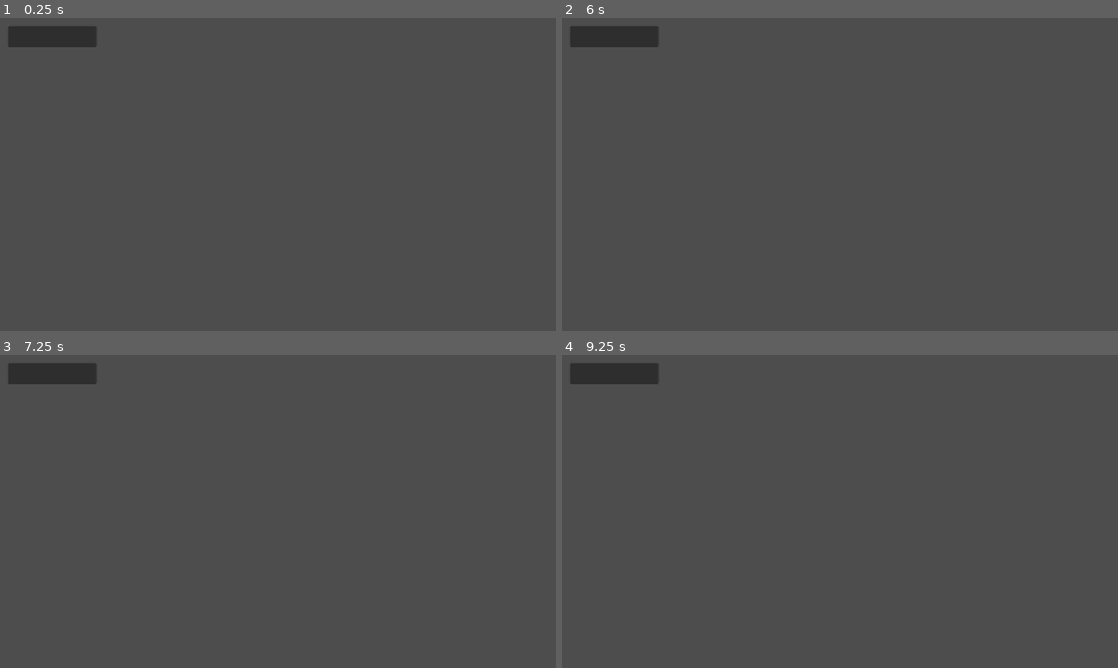
Above: before the commit, frames 1-4 (two rows, left to right).
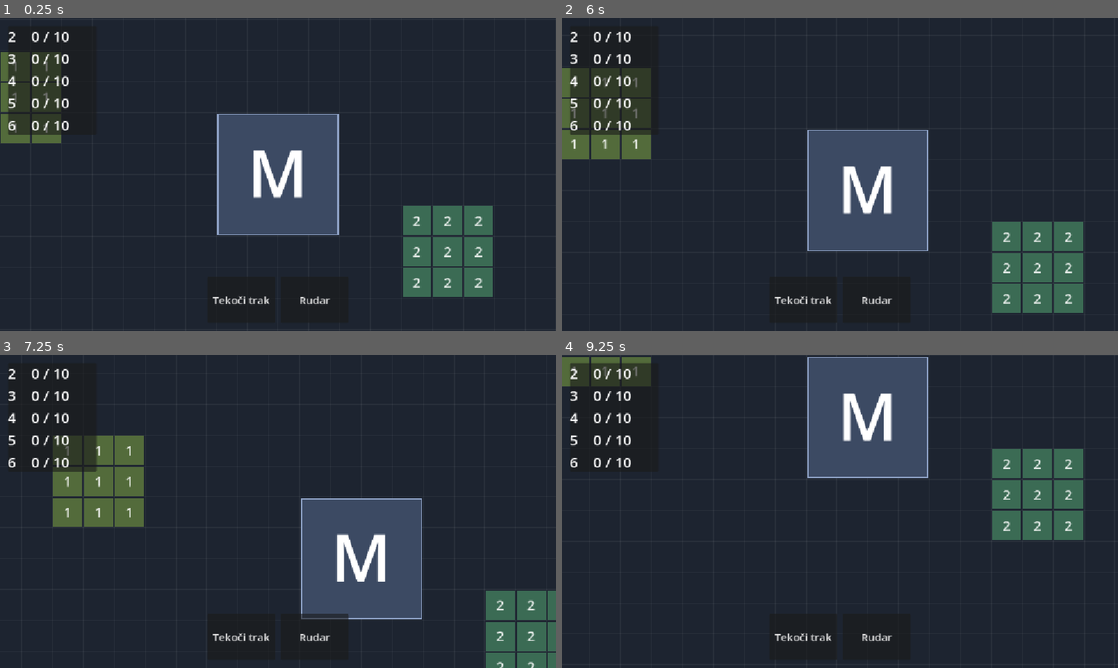
Above: after the commit, the same moments.

Repository: Maksim3l/MatFab
Game: Godot game, scene res://debug/debug_play.tscn
Two runs of this game, one before a commit and one after it. Both use one fixed random seed, a clock stepped at 60 frames per second and the inputs below.
Inputs (mouse positions are in pixels of both pictures, inside the frame that each line leads up to):
- Up to frame 1 (0.25 s): no input
- Up to frame 2 (6 s): click (801, 299) at 0.5 s, where only the run after the commit has a clickable "Tekoči trak"; click (878, 299) at 1.25 s, where only the run after the commit has a clickable "Rudar"; click (801, 299) at 2 s, where only the run after the commit has a clickable "Tekoči trak"; click (878, 299) at 2.75 s, where only the run after the commit has a clickable "Rudar"; click (801, 299) at 3.5 s, where only the run after the commit has a clickable "Tekoči trak"; click (878, 299) at 4.25 s, where only the run after the commit has a clickable "Rudar"; tap Enter at 5 s; move the mouse to (962, 158) at 5.02 s; hold Shift 5.03-5.75 s; click (962, 158) at 5.17 s; tap Space at 5.75 s; drag from (728, 190) to (812, 237) at 5.77 s
- Up to frame 3 (7.25 s): tap Enter at 6.5 s; move the mouse to (333, 442) at 6.52 s; tap Ctrl at 6.6 s; click (333, 442) at 6.67 s
- Up to frame 4 (9.25 s): tap Space at 7.25, 8.75 s; drag from (812, 574) to (673, 464) at 7.27 s; tap Enter at 8 s; move the mouse to (1006, 558) at 8.02 s; tap Alt at 8.1 s; click (1006, 558) at 8.17 s; drag from (673, 464) to (756, 433) at 8.77 s

The runs differ from the first frame. In frame 1, 92% of the frame differs, in the area x 0-100%, y 0-100%; in frame 2, 92%; in frame 3, 92%; in frame 4, 92%.
Error before the commit: Parse Error: Too few arguments for "show_sim()" call. Expected at least 3 but received 2. (res://debug/debug_play.gd:14)

Commit message:
UI: Add HUD toolbar for the level's buildable blocks

Diff:
--- a/debug/debug_play.gd
+++ b/debug/debug_play.gd
@@ -10,9 +10,11 @@
 
 
 func _ready() -> void:
-	sim = Simulation.from_level(Registry.levels[LEVEL_ID], Registry.buildings)
-	world_view.show_sim(sim, clock)
+	var level: LevelDef = Registry.levels[LEVEL_ID]
+	sim = Simulation.from_level(level, Registry.buildings)
+	world_view.show_sim(sim, clock, level.buildable)
 	hud.show_goals(sim.tracker)
+	hud.show_toolbar(world_view.build_tool)
 
 
 func _process(delta: float) -> void:
--- a/ui/hud.gd
+++ b/ui/hud.gd
@@ -2,11 +2,16 @@
 
 const GOAL_FONT_SIZE := 30
 const DONE_COLOR := Color("8fe388")
+const SLOT_SIZE := Vector2(140, 96)
+const SLOT_FONT_SIZE := 22
 
 var tracker: GoalTracker
 var goal_labels: Dictionary[int, Label] = {}
+var build_tool: BuildTool
+var slot_buttons: Dictionary[BuildingDef, Button] = {}
 
 @onready var goal_list: VBoxContainer = $GoalPanel/GoalList
+@onready var toolbar: HBoxContainer = $Toolbar
 
 
 func show_goals(goal_tracker: GoalTracker) -> void:
@@ -28,3 +33,28 @@
 	label.text = "%d    %d / %d" % [number, count, tracker.goals[number]]
 	if count >= tracker.goals[number]:
 		label.add_theme_color_override("font_color", DONE_COLOR)
+
+
+func show_toolbar(tool: BuildTool) -> void:
+	build_tool = tool
+	for child in toolbar.get_children():
+		child.queue_free()
+	slot_buttons.clear()
+	for i in build_tool.buildable.size():
+		var def := build_tool.buildable[i]
+		var button := Button.new()
+		button.toggle_mode = true
+		button.focus_mode = Control.FOCUS_NONE
+		button.custom_minimum_size = SLOT_SIZE
+		button.text = def.display_name
+		button.add_theme_font_size_override("font_size", SLOT_FONT_SIZE)
+		button.pressed.connect(build_tool.select_slot.bind(i + 1))
+		toolbar.add_child(button)
+		slot_buttons[def] = button
+	build_tool.state_changed.connect(refresh_toolbar)
+	refresh_toolbar()
+
+
+func refresh_toolbar() -> void:
+	for def in slot_buttons:
+		slot_buttons[def].set_pressed_no_signal(build_tool.tool_def == def)
--- a/ui/hud.tscn
+++ b/ui/hud.tscn
@@ -22,3 +22,17 @@
 [node name="GoalList" type="VBoxContainer" parent="GoalPanel"]
 layout_mode = 2
 mouse_filter = 2
+
+[node name="Toolbar" type="HBoxContainer" parent="."]
+layout_mode = 1
+anchors_preset = 7
+anchor_left = 0.5
+anchor_top = 1.0
+anchor_right = 0.5
+anchor_bottom = 1.0
+offset_top = -112.0
+offset_bottom = -16.0
+grow_horizontal = 2
+grow_vertical = 0
+mouse_filter = 2
+theme_override_constants/separation = 12
